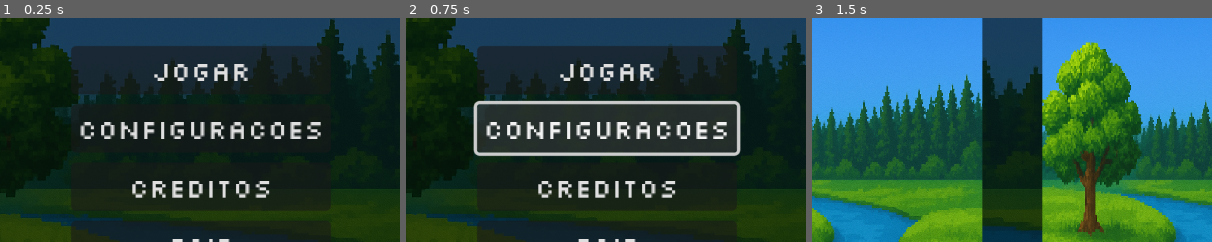
Above: before the commit, frames 1-3 (left to right).
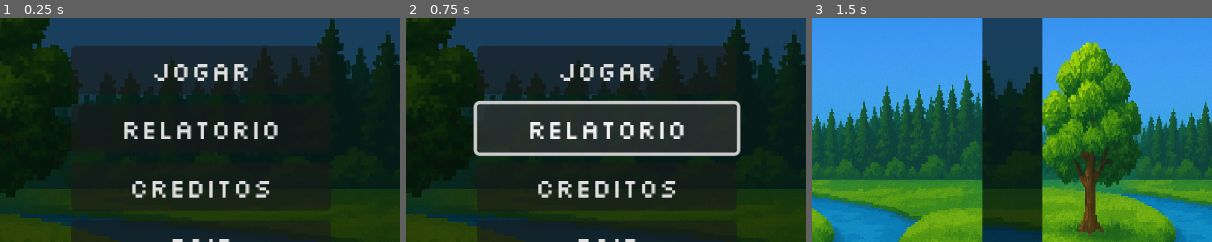
Above: after the commit, the same moments.

Repository: trabalho-engenharia-de-software1/salve-as-gotinhas
Game: Godot game, scene res://cenas/menu-inicial.tscn
Same seed, same stepped clock (60 frames per second), same inputs: the game is played once before the commit and once after it.
Inputs:
- Up to frame 1 (0.25 s): no input
- Up to frame 2 (0.75 s): click "CONFIGURACOES" (after the commit: "RELATORIO") at 0.5 s
- Up to frame 3 (1.5 s): click "jogar" at 1.25 s
The pictures show only the part of the screen within x 25-75%, y 19-69%; the shares and areas given below are measured in that part.

The runs differ from the first frame. In frame 1, 2.5% of the frame differs, in the area x 20-81%, y 46-55%; in frame 2, 2.5%; in frame 3, nothing differs.

Commit message:
botao de volume configurado + musica

Diff:
--- /dev/null
+++ b/cenas/default_bus_layout.tres
@@ -0,0 +1,10 @@
+[gd_resource type="AudioBusLayout" format=3 uid="uid://c3dd2bg84u7ec"]
+
+[resource]
+bus/0/volume_db = -42.94989
+bus/1/name = &"music"
+bus/1/solo = false
+bus/1/mute = false
+bus/1/bypass_fx = false
+bus/1/volume_db = -0.7237711
+bus/1/send = &"Master"
--- /dev/null
+++ b/cenas/label_volume.gd
@@ -0,0 +1,17 @@
+extends HSlider
+
+@export var bus_name: String
+
+var bus_index: int
+
+func _ready() -> void:
+	bus_index = AudioServer.get_bus_index(bus_name)
+	value_changed.connect(_on_value_changed)
+
+func _on_value_changed(value: float) -> void:
+	# Verifica se o bus_index é válido antes de usar
+	if bus_index != -1:
+		AudioServer.set_bus_volume_db(
+			bus_index,
+			linear_to_db(value)
+		)
--- a/cenas/menu-inicial.tscn
+++ b/cenas/menu-inicial.tscn
@@ -1,10 +1,12 @@
-[gd_scene load_steps=6 format=3 uid="uid://c00dmh5exfxlo"]
+[gd_scene load_steps=8 format=3 uid="uid://c00dmh5exfxlo"]
 
 [ext_resource type="Script" uid="uid://cbgafm2yk41gx" path="res://cenas/menu_inicial.gd" id="1_jdc8s"]
 [ext_resource type="Texture2D" uid="uid://cx2pr3nroiq1b" path="res://backgrounds/background-menu-inicial.png" id="1_u4qhn"]
+[ext_resource type="AudioStream" uid="uid://b21kq6xrhsp47" path="res://sounds/musica-fundo.mp3" id="2_q6nbj"]
 [ext_resource type="FontFile" uid="uid://b7iv04e430tio" path="res://fonts/Silkscreen/Silkscreen-Bold.ttf" id="2_uerxx"]
 [ext_resource type="FontFile" uid="uid://clkjjfanemm5b" path="res://fonts/Silkscreen/Silkscreen-Regular.ttf" id="3_fb2ec"]
 [ext_resource type="Texture2D" uid="uid://mftyq74pt3m0" path="res://buttons/volume.png" id="3_qu4iv"]
+[ext_resource type="Script" uid="uid://db6stpq7wraxh" path="res://cenas/label_volume.gd" id="7_3hxdx"]
 
 [node name="Node2D" type="Control"]
 layout_mode = 3
@@ -15,27 +17,16 @@
 grow_vertical = 2
 script = ExtResource("1_jdc8s")
 
+[node name="AudioStreamPlayer" type="AudioStreamPlayer" parent="."]
+stream = ExtResource("2_q6nbj")
+autoplay = true
+bus = &"music"
+
 [node name="BackgroundMenuInicial" type="Sprite2D" parent="."]
 modulate = Color(0.39256206, 0.39256206, 0.39256206, 1)
 position = Vector2(239, 124)
 scale = Vector2(0.317, 0.317)
 texture = ExtResource("1_u4qhn")
-
-[node name="label-volume2" type="Label" parent="."]
-layout_mode = 1
-anchors_preset = 5
-anchor_left = 0.5
-anchor_right = 0.5
-offset_left = 148.0
-offset_top = 232.0
-offset_right = 488.0
-offset_bottom = 265.0
-grow_horizontal = 2
-size_flags_vertical = 8
-theme_override_colors/font_color = Color(1, 1, 1, 1)
-theme_override_fonts/font = ExtResource("3_fb2ec")
-theme_override_font_sizes/font_size = 14
-text = "volume"
 
 [node name="Label" type="Label" parent="."]
 layout_mode = 1
@@ -52,6 +43,22 @@
 theme_override_font_sizes/font_size = 25
 text = "salve as gotinhas"
 
+[node name="volume" type="Label" parent="."]
+layout_mode = 1
+anchors_preset = 5
+anchor_left = 0.5
+anchor_right = 0.5
+offset_left = 148.0
+offset_top = 232.0
+offset_right = 488.0
+offset_bottom = 265.0
+grow_horizontal = 2
+size_flags_vertical = 8
+theme_override_colors/font_color = Color(1, 1, 1, 1)
+theme_override_fonts/font = ExtResource("3_fb2ec")
+theme_override_font_sizes/font_size = 14
+text = "volume"
+
 [node name="Volume" type="Sprite2D" parent="."]
 position = Vector2(364.00003, 251.99998)
 scale = Vector2(1.6249995, 1.6249995)
@@ -63,6 +70,8 @@
 offset_top = 244.0
 offset_right = 468.2414
 offset_bottom = 265.0
+script = ExtResource("7_3hxdx")
+bus_name = "music"
 
 [node name="VBoxContainer" type="VBoxContainer" parent="."]
 layout_mode = 1
@@ -90,7 +99,7 @@
 [node name="configuracoes" type="Button" parent="VBoxContainer"]
 layout_mode = 2
 theme_override_fonts/font = ExtResource("3_fb2ec")
-text = "CONFIGURACOES"
+text = "RELATORIO"
 
 [node name="creditos" type="Button" parent="VBoxContainer"]
 layout_mode = 2
@@ -103,3 +112,4 @@
 text = "SAIR"
 
 [connection signal="pressed" from="VBoxContainer/jogar" to="." method="_on_jogar_pressed"]
+[connection signal="pressed" from="VBoxContainer/sair" to="." method="_on_sair_pressed"]
--- a/cenas/menu-selecao-fase.tscn
+++ b/cenas/menu-selecao-fase.tscn
@@ -1,8 +1,9 @@
-[gd_scene load_steps=5 format=3 uid="uid://dybiibrlqhty5"]
+[gd_scene load_steps=6 format=3 uid="uid://dybiibrlqhty5"]
 
 [ext_resource type="Script" uid="uid://da85m5tgo2pci" path="res://cenas/menu_selecao_fase.gd" id="1_30tso"]
 [ext_resource type="Texture2D" uid="uid://cx2pr3nroiq1b" path="res://backgrounds/background-menu-inicial.png" id="1_uxpq5"]
 [ext_resource type="FontFile" uid="uid://b7iv04e430tio" path="res://fonts/Silkscreen/Silkscreen-Bold.ttf" id="2_4vtvw"]
+[ext_resource type="AudioStream" uid="uid://b21kq6xrhsp47" path="res://sounds/musica-fundo.mp3" id="2_ry13j"]
 [ext_resource type="FontFile" uid="uid://clkjjfanemm5b" path="res://fonts/Silkscreen/Silkscreen-Regular.ttf" id="3_86dby"]
 
 [node name="Control" type="Control"]
@@ -14,6 +15,10 @@
 grow_vertical = 2
 size_flags_horizontal = 0
 script = ExtResource("1_30tso")
+
+[node name="MusicaFundo" type="AudioStreamPlayer" parent="."]
+stream = ExtResource("2_ry13j")
+bus = &"music"
 
 [node name="BackgroundMenuInicial" type="Sprite2D" parent="."]
 modulate = Color(0.39256206, 0.39256206, 0.39256206, 1)
--- a/cenas/menu_inicial.gd
+++ b/cenas/menu_inicial.gd
@@ -4,3 +4,8 @@
 func _on_jogar_pressed() -> void:
 	print("botao jogar pressionado")
 	get_tree().change_scene_to_file("res://cenas/menu-selecao-fase.tscn")
+
+
+
+func _on_sair_pressed() -> void:
+	get_tree().quit()
--- a/project.godot
+++ b/project.godot
@@ -14,6 +14,10 @@
 run/main_scene="uid://c00dmh5exfxlo"
 config/features=PackedStringArray("4.5", "GL Compatibility")
 config/icon="res://icons/icon.svg"
+
+[audio]
+
+buses/default_bus_layout="res://cenas/default_bus_layout.tres"
 
 [display]
 
Not shown, added: cenas/label_volume.gd.uid
Not shown, added: sounds/musica-fundo.mp3.import
Not shown, added: sounds/musica-fundo.mp3
